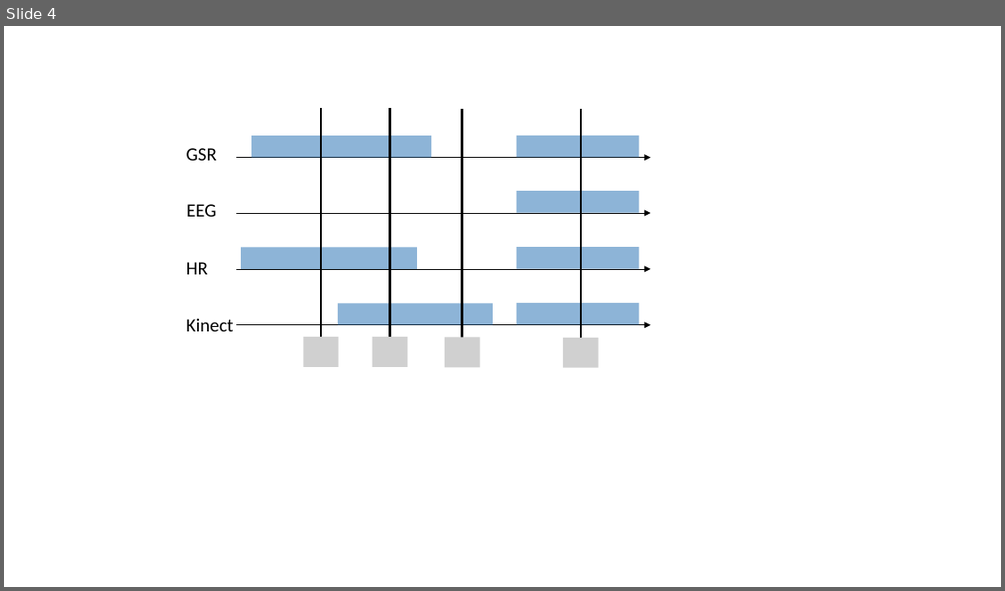
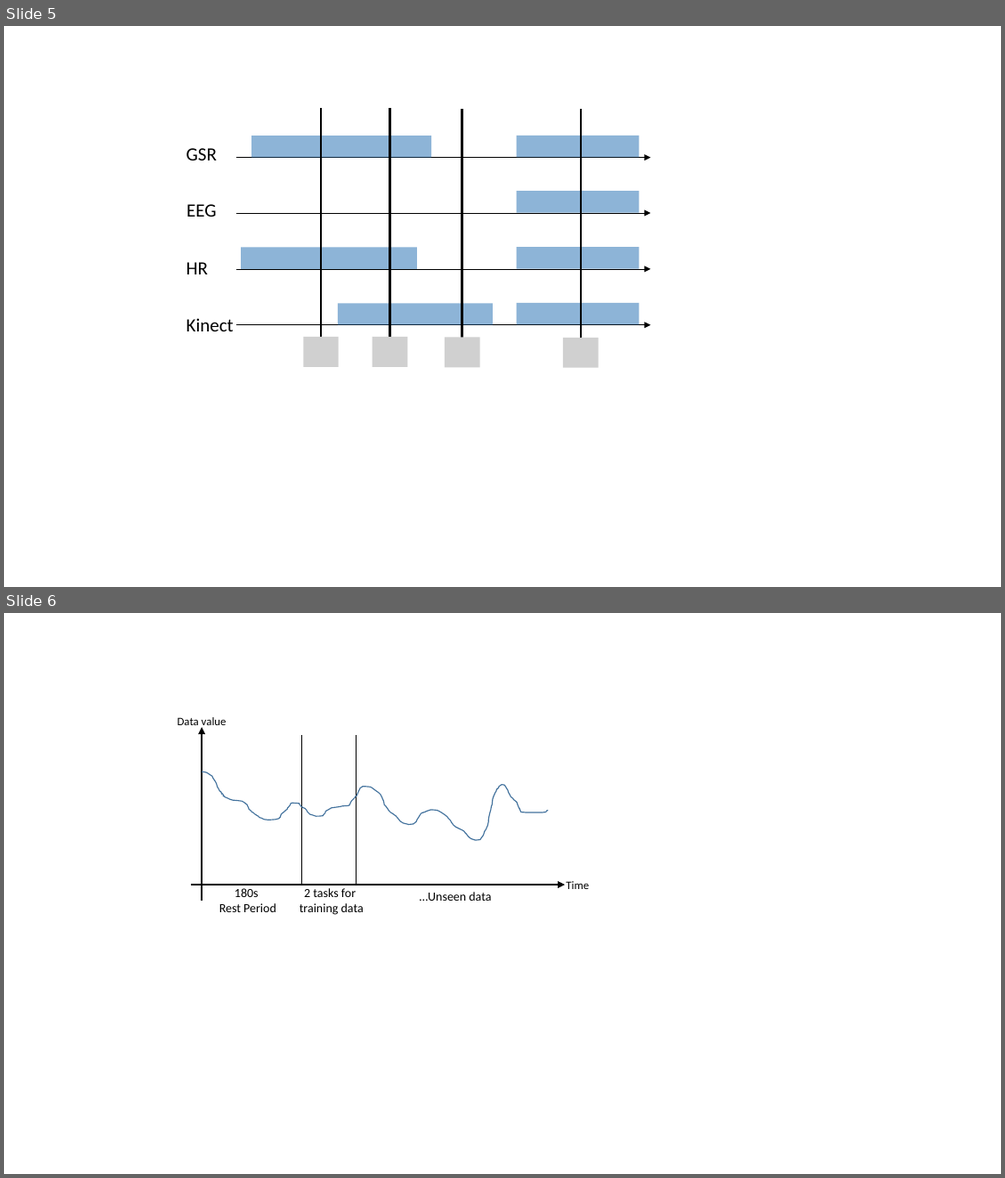
Before and after one commit to Bendername/is101f16, a slide deck: Second-Article/graphics/Figures.pptx. Shown one above the other, each under a label of ours: slide 4 before the commit, slides 5 and 6 after it. The pictures are 1005x591 and 1005x1178 pixels, drawn with LibreOffice and Linux fonts; fonts in the diff are those of the drawing; grey boxes stand for pictures. Boxes give left, top, right and bottom in pixels: in the first picture for what was removed or moved away, otherwise in the second. Text is boxed around its words. In the diff, an @@ line names an element or a change of style, - is before the commit and + after.

Commit message:
new figure for training data

```diff
--- a/Second-Article/graphics/Figures.pptx
+++ b/Second-Article/graphics/Figures.pptx
@@ slide 6 added at box(4, 613, 1001, 1174), background #FFFFFF @@
@@ text added at box(178, 717, 226, 730), 11 pt, text #000000 @@
+Data value
@@ arrow added from (202, 900) to (202, 728), #000000 2.25 pt @@
@@ line added from (301, 735) to (301, 884), #000000 0.5 pt @@
@@ line added from (356, 735) to (356, 884), #000000 0.5 pt @@
@@ freeform shape added at box(202, 771, 548, 840), outline #43739E 1 pt @@
@@ arrow added from (191, 884) to (565, 884), #000000 2.25 pt @@
@@ text added at box(219, 888, 276, 912), 12 pt, text #000000 @@
+180s
+Rest Period
@@ text added at box(299, 888, 364, 915), 12 pt, text #000000 @@
+2 tasks for
+training data
@@ text added at box(420, 892, 491, 900), 12 pt, text #000000 @@
+…Unseen data
@@ text added at box(566, 881, 589, 889), 11 pt, text #000000 @@
+Time
@@ what was slide 4 is now slide 5 @@
```
Also in this commit, not shown: 2 slides changed, 1 other slide added, 1 other file.
